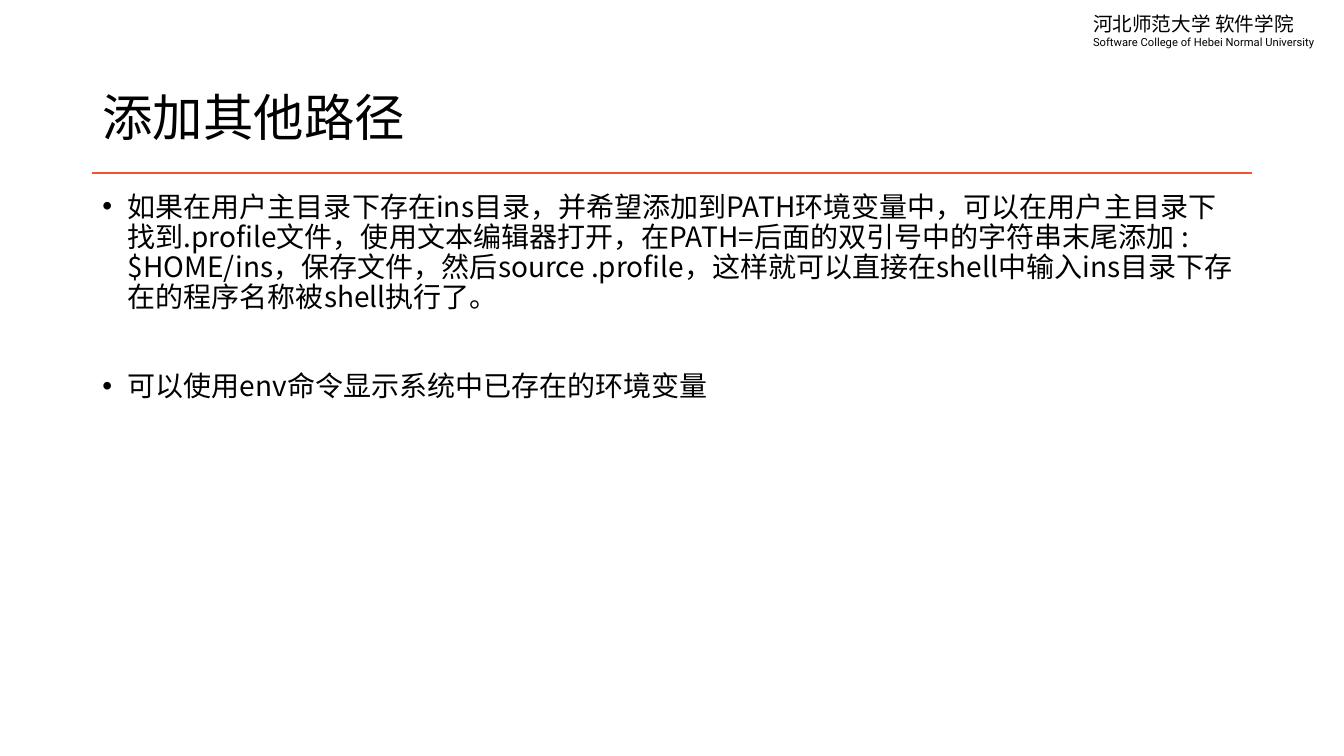
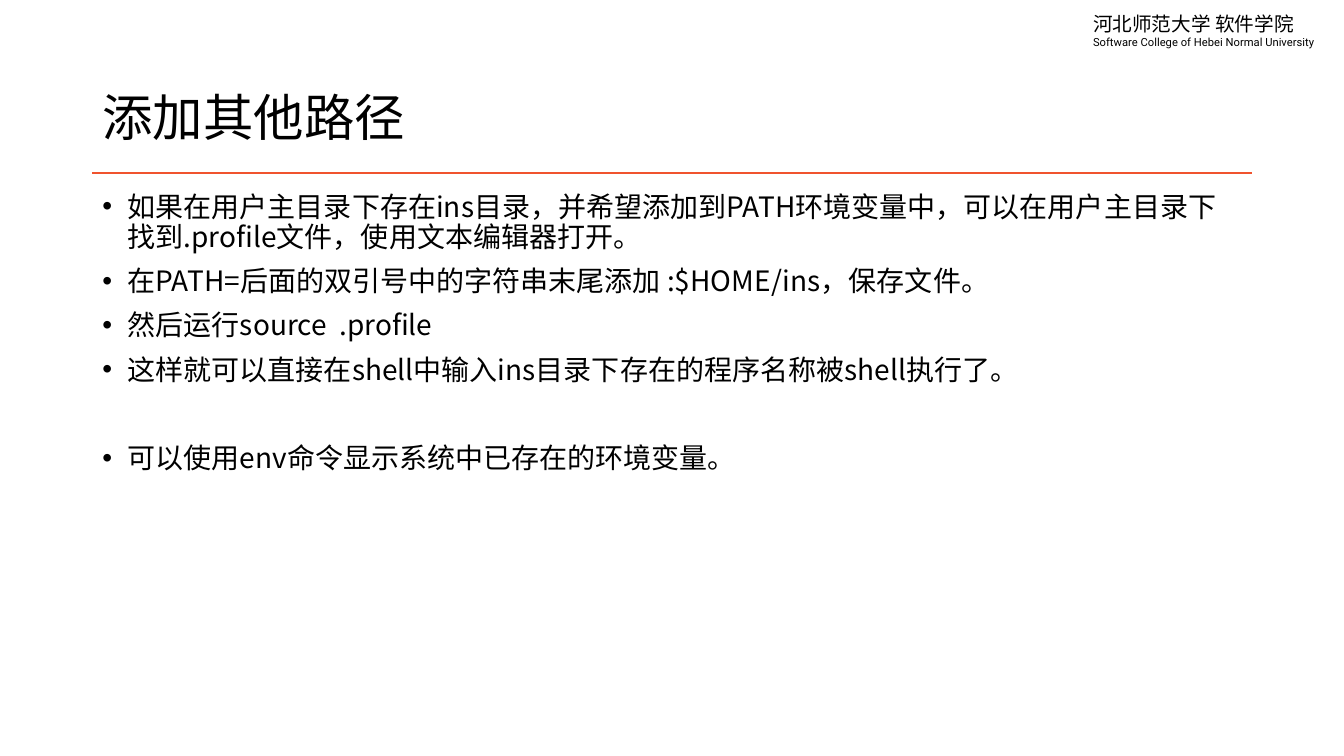
Before and after one commit to edu2act/course-linux-system, a slide deck: slide 7 of materials/slides/ch03-terminal-and-basic.pptx. Drawn at 1344x756 pixels with LibreOffice and Linux fonts; fonts in the diff are those of the drawing. Boxes give left, top, right and bottom in pixels: in the first picture for what was removed or moved away, otherwise in the second. Text is boxed around its words. In the diff, an @@ line names an element or a change of style, - is before the commit and + after.

```diff
--- a/materials/slides/ch03-terminal-and-basic.pptx
+++ b/materials/slides/ch03-terminal-and-basic.pptx
@@ text at [128,193,1217,471]: text changed @@
-• 如果在用户主目录下存在ins目录，并希望添加到PATH环境变量中，可以在用户主目录下找到.profile文件，使用文本编辑器打开，在PATH=后面的双引号中的字符串末尾添加 :$HOME/ins，保存文件，然后source .profile，这样就可以直接在shell中输入ins目录下存在的程序名称被shell执行了。
-• 可以使用env命令显示系统中已存在的环境变量
+• 如果在用户主目录下存在ins目录，并希望添加到PATH环境变量中，可以在用户主目录下找到.profile文件，使用文本编辑器打开。
+• 在PATH=后面的双引号中的字符串末尾添加 :$HOME/ins，保存文件。
+• 然后运行source .profile
+• 这样就可以直接在shell中输入ins目录下存在的程序名称被shell执行了。
+• 可以使用env命令显示系统中已存在的环境变量。
```
Also in this commit, not shown: 2 other slides changed, 2 slides removed, 15 other files.
